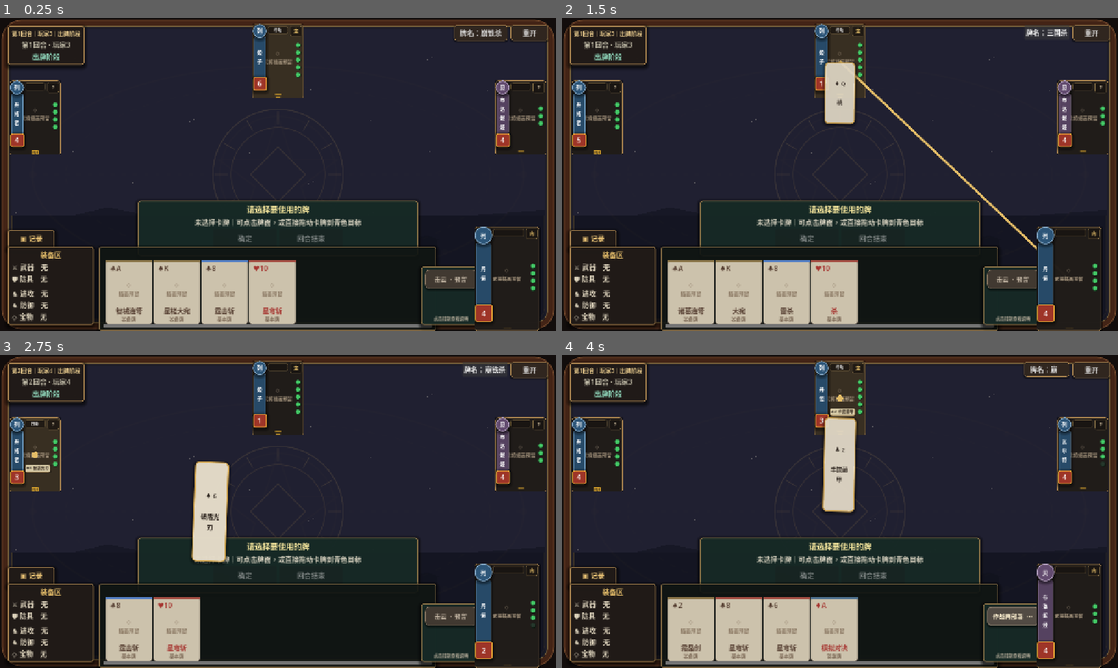
Above: before the commit, frames 1-4 (two rows, left to right).
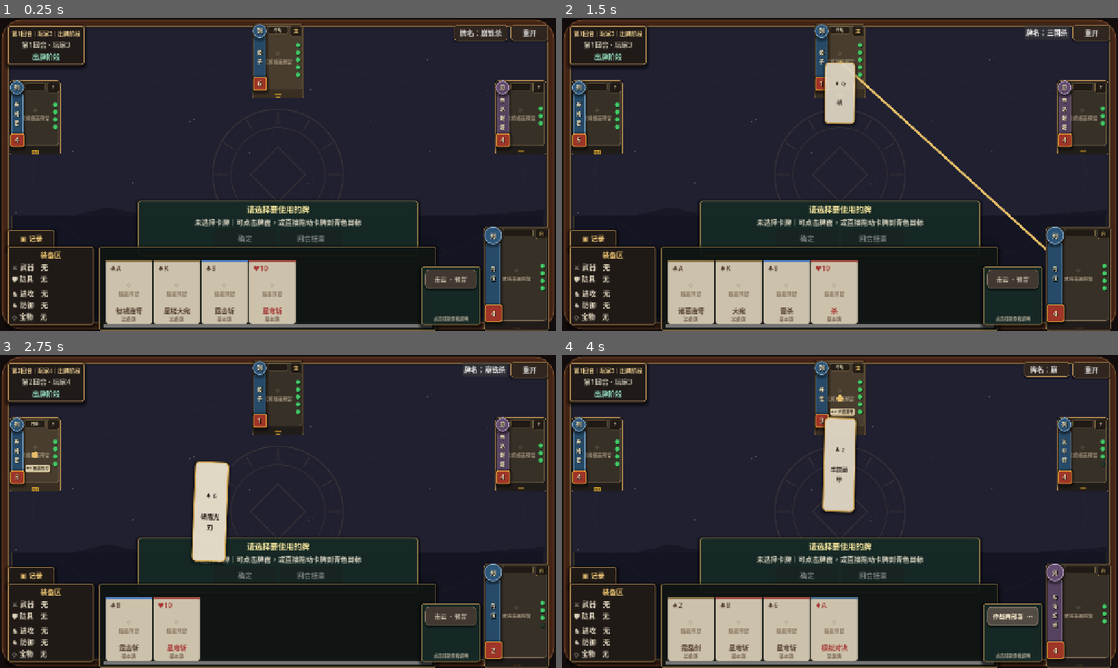
Above: after the commit, the same moments.

Repository: LisBam/hsr-kill
Game: Godot game, scene res://scenes/main.tscn
Two runs of this game, one before a commit and one after it. Both use one fixed random seed, a clock stepped at 60 frames per second and the inputs below.
Inputs:
- Up to frame 1 (0.25 s): no input
- Up to frame 2 (1.5 s): click "◇ 武将插画预留" at 0.5 s; click "牌名：崩铁杀" at 1.25 s
- Up to frame 3 (2.75 s): click "牌名：三国杀" at 2 s
- Up to frame 4 (4 s): click "重开" at 2.75 s; click "作战再部署 · 预留" at 3.5 s

The runs differ from the first frame. In frame 1, 2.2% of the frame differs, in the area x 2-99%, y 2-100%; in frame 2, 2.9%; in frame 3, 2.2%; in frame 4, 2.2%.

Commit message:
1.不再有两套武将牌 2.定义player_target_view为标准复用武将牌模板

Diff:
--- a/scenes/components/player_target_view.tscn
+++ b/scenes/components/player_target_view.tscn
@@ -147,7 +147,10 @@
 corner_radius_bottom_left = 18
 
 [node name="PlayerTargetView" type="Button" unique_id=987083066]
-custom_minimum_size = Vector2(172, 126)
+custom_minimum_size = Vector2(118, 172)
+offset_right = 118.0
+offset_bottom = 172.0
+clip_contents = true
 focus_mode = 0
 mouse_default_cursor_shape = 2
 theme_override_colors/font_color = Color(0.952941, 0.905882, 0.815686, 1)
@@ -168,8 +171,8 @@
 layout_mode = 0
 offset_left = 4.0
 offset_top = 4.0
-offset_right = 168.0
-offset_bottom = 104.0
+offset_right = 114.0
+offset_bottom = 150.0
 mouse_filter = 2
 expand_mode = 1
 stretch_mode = 6
@@ -179,8 +182,8 @@
 layout_mode = 0
 offset_left = 4.0
 offset_top = 4.0
-offset_right = 168.0
-offset_bottom = 104.0
+offset_right = 114.0
+offset_bottom = 150.0
 theme_override_colors/font_color = Color(0.658824, 0.592157, 0.498039, 1)
 theme_override_font_sizes/font_size = 11
 theme_override_styles/normal = SubResource("StyleArtworkPlaceholder")
@@ -193,9 +196,9 @@
 unique_name_in_owner = true
 layout_mode = 0
 offset_left = 4.0
-offset_top = 37.0
-offset_right = 38.0
-offset_bottom = 69.0
+offset_top = 29.0
+offset_right = 31.0
+offset_bottom = 123.0
 theme_override_colors/font_color = Color(1, 0.945098, 0.784314, 1)
 theme_override_colors/font_shadow_color = Color(0, 0, 0, 0.88)
 theme_override_constants/shadow_offset_x = 1
@@ -210,9 +213,9 @@
 [node name="IdentityBadge" type="Label" parent="." unique_id=915847553]
 unique_name_in_owner = true
 layout_mode = 0
-offset_left = 141.0
+offset_left = 87.0
 offset_top = 4.0
-offset_right = 168.0
+offset_right = 114.0
 offset_bottom = 28.0
 theme_override_colors/font_color = Color(1, 0.945098, 0.784314, 1)
 theme_override_colors/font_shadow_color = Color(0, 0, 0, 0.88)
@@ -229,13 +232,17 @@
 visible = false
 layout_mode = 0
 offset_left = 2.0
-offset_top = 67.0
-offset_right = 42.0
-offset_bottom = 107.0
+offset_top = 121.0
+offset_right = 34.0
+offset_bottom = 153.0
 
 [node name="HandCount" type="Label" parent="." unique_id=237863011]
 unique_name_in_owner = true
 layout_mode = 0
+offset_left = 2.0
+offset_top = 121.0
+offset_right = 34.0
+offset_bottom = 153.0
 theme_override_colors/font_color = Color(1, 0.945098, 0.784314, 1)
 theme_override_colors/font_shadow_color = Color(0, 0, 0, 0.88)
 theme_override_constants/shadow_offset_x = 1
@@ -249,9 +256,9 @@
 [node name="Status" type="Label" parent="." unique_id=990005668]
 unique_name_in_owner = true
 layout_mode = 0
-offset_left = 43.0
+offset_left = 36.0
 offset_top = 5.0
-offset_right = 136.0
+offset_right = 82.0
 offset_bottom = 23.0
 theme_override_colors/font_color = Color(1, 0.945098, 0.784314, 1)
 theme_override_colors/font_shadow_color = Color(0, 0, 0, 0.88)
@@ -265,10 +272,10 @@
 [node name="PublicZone" type="Label" parent="." unique_id=1562348071]
 unique_name_in_owner = true
 layout_mode = 0
-offset_left = 42.0
-offset_top = 86.0
-offset_right = 142.0
-offset_bottom = 103.0
+offset_left = 35.0
+offset_top = 132.0
+offset_right = 93.0
+offset_bottom = 149.0
 theme_override_colors/font_color = Color(1, 0.945098, 0.784314, 1)
 theme_override_colors/font_shadow_color = Color(0, 0, 0, 0.88)
 theme_override_constants/shadow_offset_x = 1
@@ -282,8 +289,8 @@
 unique_name_in_owner = true
 layout_mode = 0
 offset_left = 1.0
-offset_right = 41.0
-offset_bottom = 40.0
+offset_right = 33.0
+offset_bottom = 32.0
 theme_override_colors/font_color = Color(1, 0.945098, 0.784314, 1)
 theme_override_colors/font_shadow_color = Color(0, 0, 0, 0.88)
 theme_override_constants/shadow_offset_x = 1
@@ -297,9 +304,9 @@
 [node name="Seat" type="Label" parent="." unique_id=110204318]
 unique_name_in_owner = true
 layout_mode = 0
-offset_top = 108.0
-offset_right = 172.0
-offset_bottom = 126.0
+offset_top = 154.0
+offset_right = 118.0
+offset_bottom = 172.0
 theme_override_colors/font_color = Color(0.941176, 0.709804, 0.184314, 1)
 theme_override_font_sizes/font_size = 18
 text = "一"
@@ -309,10 +316,10 @@
 [node name="HealthPips" type="VBoxContainer" parent="." unique_id=929087411]
 unique_name_in_owner = true
 layout_mode = 0
-offset_left = 146.0
-offset_top = 26.0
-offset_right = 170.0
-offset_bottom = 86.0
+offset_left = 97.0
+offset_top = 37.0
+offset_right = 116.0
+offset_bottom = 123.0
 mouse_filter = 2
 theme_override_constants/separation = -3
 alignment = 1
@@ -320,4 +327,6 @@
 [node name="EquipmentLayer" type="Control" parent="." unique_id=237837046]
 unique_name_in_owner = true
 anchors_preset = 0
+offset_right = 118.0
+offset_bottom = 154.0
 mouse_filter = 2
--- a/scenes/main.tscn
+++ b/scenes/main.tscn
@@ -10,7 +10,6 @@
 [ext_resource type="Script" uid="uid://be14yvmd8i1up" path="res://scripts/ui/reference_backdrop.gd" id="8_backdrop"]
 [ext_resource type="Script" uid="uid://bpdcraioe8xb4" path="res://scripts/ui/decade_hand_container.gd" id="9_hand_layout"]
 [ext_resource type="Script" uid="uid://d2qfk6g5m7y1p" path="res://scripts/ui/decade_battle_layout.gd" id="10_battle_layout"]
-[ext_resource type="Script" uid="uid://b1sh1pk8e66xu" path="res://scripts/ui/player_target_view.gd" id="12_target_script"]
 [ext_resource type="Script" uid="uid://bxcqqmk6hnwk6" path="res://scripts/ui/card_view.gd" id="13_card_script"]
 
 [sub_resource type="StyleBoxFlat" id="StyleMetalPanel"]
@@ -51,22 +50,6 @@
 shadow_size = 4
 shadow_offset = Vector2(0, 2)
 
-[sub_resource type="StyleBoxFlat" id="StyleOverlay"]
-content_margin_left = 2.0
-content_margin_top = 1.0
-content_margin_right = 2.0
-content_margin_bottom = 1.0
-bg_color = Color(0.0901961, 0.0705882, 0.0588235, 0.721569)
-border_width_left = 1
-border_width_top = 1
-border_width_right = 1
-border_width_bottom = 1
-border_color = Color(0.54902, 0.454902, 0.282353, 0.533333)
-corner_radius_top_left = 3
-corner_radius_top_right = 3
-corner_radius_bottom_right = 3
-corner_radius_bottom_left = 3
-
 [sub_resource type="StyleBoxFlat" id="StyleCardTemplate"]
 content_margin_left = 9.0
 content_margin_top = 7.0
@@ -293,142 +276,6 @@
 mouse_filter = 2
 script = ExtResource("10_battle_layout")
 
-[node name="PlayerTargetTemplate" type="Button" parent="." unique_id=232233373]
-visible = false
-custom_minimum_size = Vector2(172, 126)
-layout_mode = 0
-focus_mode = 0
-mouse_filter = 2
-mouse_default_cursor_shape = 2
-theme_override_styles/normal = SubResource("StyleMetalPanel")
-alignment = 0
-text_overrun_behavior = 3
-autowrap_mode = 2
-script = ExtResource("12_target_script")
-
-[node name="Artwork" type="TextureRect" parent="PlayerTargetTemplate" unique_id=181086160]
-layout_mode = 0
-offset_left = 4.0
-offset_top = 4.0
-offset_right = 168.0
-offset_bottom = 104.0
-mouse_filter = 2
-expand_mode = 1
-stretch_mode = 6
-
-[node name="ArtworkPlaceholder" type="Label" parent="PlayerTargetTemplate" unique_id=121364913]
-layout_mode = 0
-offset_left = 4.0
-offset_top = 4.0
-offset_right = 168.0
-offset_bottom = 104.0
-theme_override_colors/font_color = Color(0.658824, 0.592157, 0.498039, 1)
-theme_override_font_sizes/font_size = 11
-text = "◇
-武将插画预留"
-horizontal_alignment = 1
-vertical_alignment = 1
-
-[node name="CharacterName" type="Label" parent="PlayerTargetTemplate" unique_id=178007209]
-layout_mode = 0
-offset_left = 4.0
-offset_top = 37.0
-offset_right = 38.0
-offset_bottom = 69.0
-theme_override_font_sizes/font_size = 12
-theme_override_styles/normal = SubResource("StyleOverlay")
-text = "武
-将"
-horizontal_alignment = 1
-vertical_alignment = 1
-
-[node name="IdentityBadge" type="Label" parent="PlayerTargetTemplate" unique_id=1907880419]
-layout_mode = 0
-offset_left = 141.0
-offset_top = 4.0
-offset_right = 168.0
-offset_bottom = 28.0
-theme_override_font_sizes/font_size = 11
-theme_override_styles/normal = SubResource("StyleOverlay")
-text = "反"
-horizontal_alignment = 1
-vertical_alignment = 1
-
-[node name="LegacyHp" type="Label" parent="PlayerTargetTemplate" unique_id=340494972]
-visible = false
-layout_mode = 0
-
-[node name="HandCount" type="Label" parent="PlayerTargetTemplate" unique_id=434572623]
-layout_mode = 0
-offset_left = 2.0
-offset_top = 67.0
-offset_right = 42.0
-offset_bottom = 107.0
-theme_override_font_sizes/font_size = 17
-theme_override_styles/normal = SubResource("StyleOverlay")
-text = "4"
-horizontal_alignment = 1
-vertical_alignment = 1
-
-[node name="Status" type="Label" parent="PlayerTargetTemplate" unique_id=1457544541]
-layout_mode = 0
-offset_left = 43.0
-offset_top = 5.0
-offset_right = 136.0
-offset_bottom = 23.0
-theme_override_font_sizes/font_size = 9
-theme_override_styles/normal = SubResource("StyleOverlay")
-text = "行动"
-horizontal_alignment = 1
-
-[node name="PublicZone" type="Label" parent="PlayerTargetTemplate" unique_id=457820741]
-layout_mode = 0
-offset_left = 42.0
-offset_top = 86.0
-offset_right = 142.0
-offset_bottom = 103.0
-theme_override_font_sizes/font_size = 8
-theme_override_styles/normal = SubResource("StyleOverlay")
-text = "判1"
-horizontal_alignment = 1
-
-[node name="FactionBadge" type="Label" parent="PlayerTargetTemplate" unique_id=1029373694]
-layout_mode = 0
-offset_left = 1.0
-offset_right = 41.0
-offset_bottom = 40.0
-theme_override_font_sizes/font_size = 13
-text = "列"
-horizontal_alignment = 1
-vertical_alignment = 1
-
-[node name="Seat" type="Label" parent="PlayerTargetTemplate" unique_id=211541540]
-layout_mode = 0
-offset_top = 108.0
-offset_right = 172.0
-offset_bottom = 126.0
-theme_override_colors/font_color = Color(0.941176, 0.709804, 0.184314, 1)
-theme_override_font_sizes/font_size = 18
-text = "一"
-horizontal_alignment = 1
-vertical_alignment = 1
-
-[node name="HealthPips" type="VBoxContainer" parent="PlayerTargetTemplate" unique_id=1923304553]
-layout_mode = 0
-offset_left = 146.0
-offset_top = 26.0
-offset_right = 170.0
-offset_bottom = 86.0
-mouse_filter = 2
-theme_override_constants/separation = -3
-alignment = 1
-
-[node name="EquipmentLayer" type="Control" parent="PlayerTargetTemplate" unique_id=857464337]
-anchors_preset = 0
-offset_right = 172.0
-offset_bottom = 108.0
-mouse_filter = 2
-
 [node name="CardTemplate" type="Button" parent="." unique_id=26500048]
 visible = false
 custom_minimum_size = Vector2(108, 148)
--- a/scripts/ui/match_table.gd
+++ b/scripts/ui/match_table.gd
@@ -1,6 +1,9 @@
 extends Control
 
 ## 标准身份局演示桌面。界面只提交 PlayerAction 并渲染快照，不直接修改任何对局状态。
+
+## 可编辑武将牌场景；对手与本地武将牌均直接实例化该资源，编辑器调整会原样进入对局。
+const PLAYER_TARGET_VIEW_SCENE: PackedScene = preload("res://scenes/components/player_target_view.tscn")
 
 ## 对局控制器节点路径；默认指向同场景根节点下的 MatchController，运行时无需修改。
 @export var match_controller_path: NodePath = NodePath("MatchController")
@@ -38,13 +41,10 @@
 ## 本地玩家装备区文本；固定显示在牌桌左下角，与右下角武将牌分离。
 @onready var equipment_label: Label = %EquipmentLabel
 
-## 武将牌场景内置模板；对手与本地武将牌均复制该节点，所有牌面层级只维护于主场景。
-@onready var player_target_template: PlayerTargetView = $PlayerTargetTemplate
-
 ## 卡牌场景内置模板；手牌与木牛“粮”均复制该节点，避免外部 PackedScene 依赖。
 @onready var card_template: CardView = $CardTemplate
 
-## 本地玩家统一武将牌组件；在主场景进入树后由内置模板复制并锚定到右下角。
+## 本地玩家统一武将牌组件；在主场景进入树后从独立武将牌场景实例化并锚定到右下角。
 var local_player_card: PlayerTargetView
 
 ## 本地玩家手牌按钮容器；名称模式切换后会重新渲染。
@@ -129,10 +129,10 @@
 	match_controller.start_match()
 
 
-## 由主场景内置武将牌模板创建本地牌；本地与对手使用同一节点树，避免维护第二套本地 UI。
+## 从独立武将牌场景创建本地牌；本地与对手使用同一资源，避免维护第二套牌面节点。
 func _create_local_player_card() -> void:
-	# 本地武将牌实例；从隐藏模板深拷贝，随后独立锚定到主场景右下角。
-	local_player_card = player_target_template.duplicate() as PlayerTargetView
+	# 本地武将牌实例；由可编辑场景创建，随后独立锚定到主场景右下角。
+	local_player_card = PLAYER_TARGET_VIEW_SCENE.instantiate() as PlayerTargetView
 	local_player_card.name = "LocalPlayerCard"
 	local_player_card.visible = true
 	local_player_card.mouse_filter = Control.MOUSE_FILTER_STOP
@@ -204,9 +204,7 @@
 			local_player_snapshot = player
 			continue
 		# 其他玩家选择按钮；独立组件包含状态摘要、合法目标高亮与卡牌拖放入口，不承载规则逻辑。
-		var player_button: PlayerTargetView = player_target_template.duplicate() as PlayerTargetView
-		player_button.visible = true
-		player_button.mouse_filter = Control.MOUSE_FILTER_STOP
+		var player_button: PlayerTargetView = PLAYER_TARGET_VIEW_SCENE.instantiate() as PlayerTargetView
 		# 当前按钮对应的稳定玩家 ID；通过 bind 传入回调。
 		var target_id: int = int(player.get("player_id", -1))
 		# 当前武将定义；角色组件只读取可选插画路径，不持有全局配置引用。
--- a/scripts/ui/player_target_view.gd
+++ b/scripts/ui/player_target_view.gd
@@ -6,13 +6,13 @@
 ## 卡牌拖放到角色后的请求信号；桌面统一更新选牌与目标顺序。
 signal card_dropped(card_uid: int, player_id: int)
 
-## 角色卡默认宽度；默认172像素用于环桌武将牌布局，运行时可按玩家人数调整。
-## 参考图纵版布局由座次组件覆盖为118像素或104像素，本地玩家使用150像素；该默认值仅供独立实例化回退。
-@export_range(150.0, 360.0, 1.0) var panel_width: float = 172.0
-
-## 角色卡默认高度；默认126像素容纳武将插画、体力、手牌、装备与判定信息。
-## 参考图纵版布局由座次组件覆盖为172像素或156像素，本地玩家使用240像素；该默认值仅供独立实例化回退。
-@export_range(110.0, 280.0, 1.0) var panel_height: float = 126.0
+## 角色卡默认宽度；默认118像素对应编辑器中标准对手武将牌，运行时可由座次布局改为紧凑或本地尺寸。
+## 参考图纵版布局使用118像素或104像素，本地玩家使用150像素；该默认值让主场景模板与常规对局牌面一致。
+@export_range(104.0, 360.0, 1.0) var panel_width: float = 118.0
+
+## 角色卡默认高度；默认172像素对应编辑器中标准对手武将牌，容纳插画、体力、手牌、装备与判定信息。
+## 参考图纵版布局使用172像素或156像素，本地玩家使用240像素；该默认值让主场景模板与常规对局牌面一致。
+@export_range(156.0, 280.0, 1.0) var panel_height: float = 172.0
 
 ## 牌面底部为中文座次号保留的高度；默认18像素接近参考图外置金色座次标记，运行时通常无需动态修改。
 @export_range(14.0, 30.0, 1.0) var seat_label_height: float = 18.0
--- a/tests/smoke_test.gd
+++ b/tests/smoke_test.gd
@@ -2,8 +2,11 @@
 
 ## 无界面烟雾测试：校验数据规模，并让四名基础 AI 通过统一动作入口运行若干帧。
 
-## 主战斗场景；测试从其内置模板复制武将牌与卡牌，确保项目不依赖额外组件场景。
+## 主战斗场景；测试从其内置卡牌模板复制手牌，并验证桌面节点结构。
 const MAIN_SCENE: PackedScene = preload("res://scenes/main.tscn")
+
+## 可编辑武将牌场景；测试直接实例化正式资源，确保编辑器所见尺寸与游戏实例一致。
+const PLAYER_TARGET_VIEW_SCENE: PackedScene = preload("res://scenes/components/player_target_view.tscn")
 
 ## 烟雾测试最多等待的进程帧数；达到上限仍未发现运行时错误也会输出阶段状态。
 const MAX_FRAMES: int = 1200
@@ -108,12 +111,14 @@
 		get_tree().quit(1)
 		return
 	battle_layout.free()
-	# 主场景预览实例；只读取内置模板，不进入场景树以避免启动正式对局。
-	var main_scene_preview: Control = MAIN_SCENE.instantiate() as Control
-	# 内置武将牌模板；所有动态武将牌均由该节点复制，场景中不再引用独立组件资源。
-	var player_card_template: PlayerTargetView = main_scene_preview.get_node("PlayerTargetTemplate") as PlayerTargetView
-	# 统一武将牌组件；从主场景模板复制，用于校验参考图布局的座次区域、装备横条高度与五槽显示上限。
-	var player_card_view: PlayerTargetView = player_card_template.duplicate() as PlayerTargetView
+	# 可编辑武将牌场景实例；场景默认尺寸必须与常规对手武将牌一致，避免编辑器与对局牌面尺寸脱节。
+	var player_card_template: PlayerTargetView = PLAYER_TARGET_VIEW_SCENE.instantiate() as PlayerTargetView
+	if player_card_template.custom_minimum_size != Vector2(118.0, 172.0) or player_card_template.size != Vector2(118.0, 172.0) or not is_equal_approx(player_card_template.panel_width, 118.0) or not is_equal_approx(player_card_template.panel_height, 172.0):
+		printerr("SMOKE_FAIL player_card_template_size")
+		get_tree().quit(1)
+		return
+	# 统一武将牌组件；直接使用场景实例，用于校验参考图布局的座次区域、装备横条高度与五槽显示上限。
+	var player_card_view: PlayerTargetView = player_card_template
 	if not is_equal_approx(player_card_view.seat_label_height, 18.0) or not is_equal_approx(player_card_view.equipment_row_height, 18.0) or player_card_view.maximum_equipment_rows != 5:
 		printerr("SMOKE_FAIL player_card_reference_layout_defaults")
 		get_tree().quit(1)
@@ -163,6 +168,8 @@
 		return
 	get_tree().root.remove_child(player_card_view)
 	player_card_view.free()
+	# 主场景预览实例；只读取内置卡牌模板，不进入场景树以避免启动正式对局。
+	var main_scene_preview: Control = MAIN_SCENE.instantiate() as Control
 	# 内置卡牌模板；手牌与木牛“粮”均从主场景中该节点复制。
 	var card_template: CardView = main_scene_preview.get_node("CardTemplate") as CardView
 	# 卡牌组件实例；验证主场景内置模板可以复制并保留标准尺寸参数。
Not shown, changed: docs/界面与交互.md
